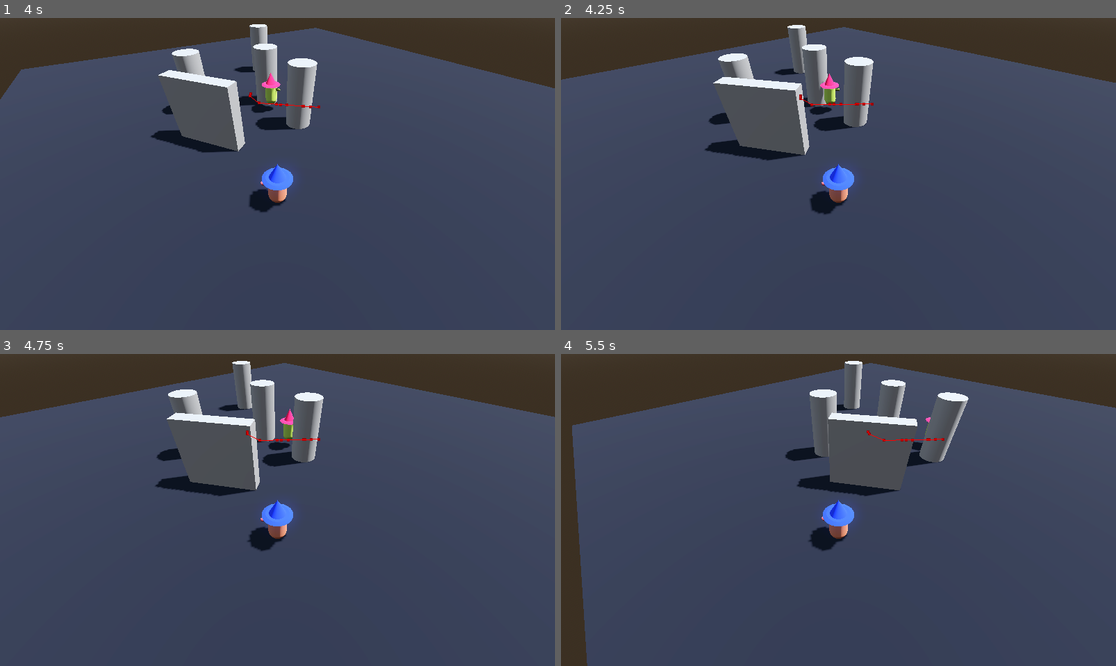
Above: before the commit, frames 1-4 (two rows, left to right).
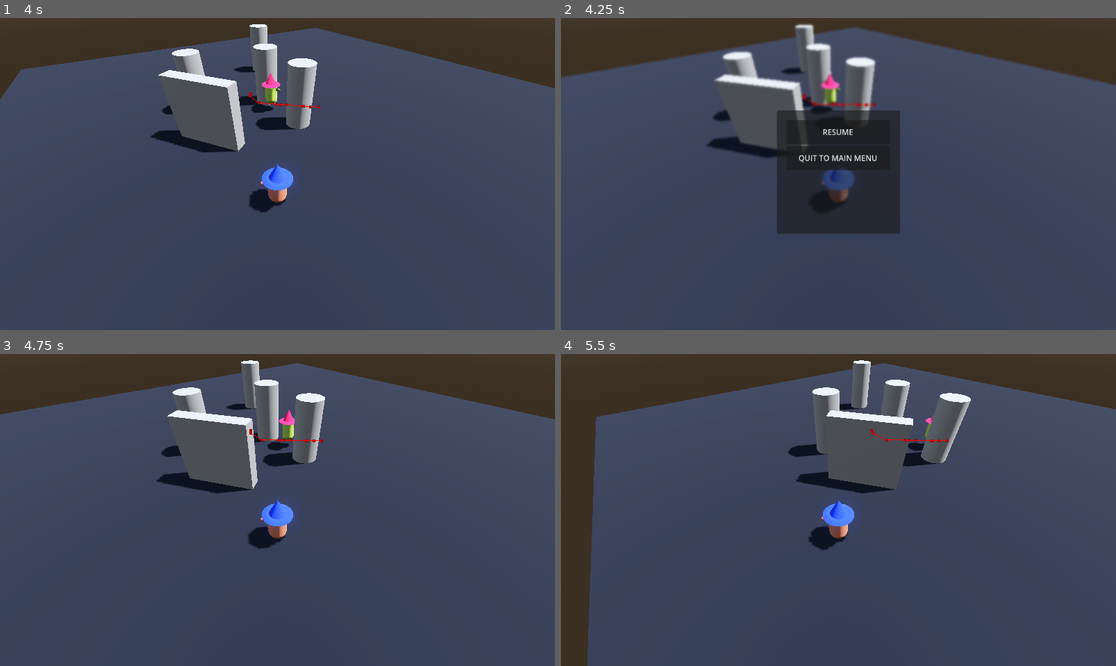
Above: after the commit, the same moments.

Repository: saba-kal/library-game
Game: Godot game, scene res://debug.tscn
The game is run twice, just before and just after one commit, with the same random seed, the same clock (stepped at 60 frames per second) and the same inputs. Before the commit the project has no main scene; this scene is started directly in both runs.
Inputs (mouse positions are in pixels of both pictures, inside the frame that each line leads up to):
- Up to frame 1 (4 s): hold D (right) 0.53-1.28 s; hold Q (cam_left) 0.53-1.28 s; hold S (down) 1.28-2.03 s; tap E (cam_right) at 1.35 s; hold D (right) 2.03-2.78 s; hold Space (dash) 2.03-2.78 s; hold W (up) 2.78-3.53 s; tap Q (cam_left) at 2.85 s; hold A (left) from 3.53 s (still down); hold E (cam_right) from 3.53 s (still down)
- Up to frame 2 (4.25 s): keep holding A (left); keep holding E (cam_right); tap Escape (pause, bound only after the commit) at 4.15 s
- Up to frame 3 (4.75 s): release A (left) at 4.25 s; release E (cam_right) at 4.25 s; click (277, 469) at 4.25 s, where only the run after the commit has a clickable "RESUME"
- Up to frame 4 (5.5 s): hold A (left) from 5.03 s (still down); tap Space (dash) at 5.1 s

Frame 1 is identical in both runs. In frame 2, 10% of the frame differs, in the area x 0-100%, y 1-70%; in frame 3, 2.5%; in frame 4, 3.9%.

Commit message:
Added main menu, and GUI (Pause Menu)

Diff:
--- /dev/null
+++ b/assets/shaders/blur.gdshader
@@ -0,0 +1,8 @@
+shader_type canvas_item;
+uniform sampler2D SCREEN_TEXTURE : hint_screen_texture, filter_linear_mipmap;
+uniform float lod: hint_range(0.0, 5) = 0.0;
+
+void fragment(){
+	vec4 color = texture(SCREEN_TEXTURE, SCREEN_UV, lod);
+	COLOR = color;
+}
--- /dev/null
+++ b/core/gui/gui.gd
@@ -0,0 +1,23 @@
+extends Control
+
+@onready var pause: Control = %Pause
+
+func _input(event: InputEvent) -> void:
+	if event.is_action_pressed("pause"):
+		toggle_pause()
+
+func toggle_pause():
+	if ChangeScene.current_scene != ChangeScene.main_menu:
+		if !pause.visible:
+			pause.visible = !pause.visible
+			get_tree().paused = true
+		else:
+			pause.visible = !pause.visible
+			get_tree().paused = false
+
+func resume_pressed() -> void:
+	toggle_pause()
+
+func quit_pressed() -> void:
+	toggle_pause()
+	ChangeScene.to_main_menu()
--- /dev/null
+++ b/core/gui/gui.tscn
@@ -0,0 +1,77 @@
+[gd_scene load_steps=4 format=3 uid="uid://d1pi1kgma618d"]
+
+[ext_resource type="Script" path="res://core/gui/gui.gd" id="1_ds54n"]
+[ext_resource type="Shader" path="res://assets/shaders/blur.gdshader" id="1_iooxw"]
+
+[sub_resource type="ShaderMaterial" id="ShaderMaterial_t76s2"]
+shader = ExtResource("1_iooxw")
+shader_parameter/lod = 0.9
+
+[node name="GUI" type="Control"]
+process_mode = 3
+layout_mode = 3
+anchors_preset = 15
+anchor_right = 1.0
+anchor_bottom = 1.0
+grow_horizontal = 2
+grow_vertical = 2
+script = ExtResource("1_ds54n")
+
+[node name="Pause" type="Control" parent="."]
+unique_name_in_owner = true
+visible = false
+layout_mode = 1
+anchors_preset = 15
+anchor_right = 1.0
+anchor_bottom = 1.0
+grow_horizontal = 2
+grow_vertical = 2
+
+[node name="ColorRect" type="ColorRect" parent="Pause"]
+material = SubResource("ShaderMaterial_t76s2")
+layout_mode = 1
+anchors_preset = 15
+anchor_right = 1.0
+anchor_bottom = 1.0
+grow_horizontal = 2
+grow_vertical = 2
+color = Color(0, 0, 0, 1)
+
+[node name="Panel" type="Panel" parent="Pause"]
+layout_mode = 1
+anchors_preset = -1
+anchor_left = 0.388889
+anchor_top = 0.296296
+anchor_right = 0.611111
+anchor_bottom = 0.691358
+offset_bottom = 3.05176e-05
+grow_horizontal = 2
+grow_vertical = 2
+
+[node name="MarginContainer" type="MarginContainer" parent="Pause/Panel"]
+layout_mode = 1
+anchors_preset = 15
+anchor_right = 1.0
+anchor_bottom = 1.0
+grow_horizontal = 2
+grow_vertical = 2
+theme_override_constants/margin_left = 20
+theme_override_constants/margin_top = 20
+theme_override_constants/margin_right = 20
+theme_override_constants/margin_bottom = 20
+
+[node name="VBoxContainer" type="VBoxContainer" parent="Pause/Panel/MarginContainer"]
+layout_mode = 2
+
+[node name="Button_RESUME" type="Button" parent="Pause/Panel/MarginContainer/VBoxContainer"]
+custom_minimum_size = Vector2(0, 50)
+layout_mode = 2
+text = "RESUME"
+
+[node name="Button_QUIT" type="Button" parent="Pause/Panel/MarginContainer/VBoxContainer"]
+custom_minimum_size = Vector2(0, 50)
+layout_mode = 2
+text = "QUIT TO MAIN MENU"
+
+[connection signal="pressed" from="Pause/Panel/MarginContainer/VBoxContainer/Button_RESUME" to="." method="resume_pressed"]
+[connection signal="pressed" from="Pause/Panel/MarginContainer/VBoxContainer/Button_QUIT" to="." method="quit_pressed"]
--- /dev/null
+++ b/core/scene_change/scene_change_handler.gd
@@ -0,0 +1,33 @@
+extends Node
+
+@export var scene_change_duration:float = 3
+@export var main_menu:PackedScene
+@export var debug_area:PackedScene
+@onready var timer: Timer = %Timer
+@onready var load_cover: Control = %LoadCover
+
+var next_scene:PackedScene
+var current_scene:PackedScene
+
+func to_main_menu() -> void:
+	next_scene = main_menu
+	current_scene = main_menu
+	scene_change()
+
+func to_debug_area() -> void:
+	next_scene = debug_area
+	current_scene = debug_area
+	scene_change()
+
+func scene_change() -> void:
+	if timer.is_stopped():
+		load_cover.visible = true
+		Input.mouse_mode = Input.MOUSE_MODE_HIDDEN
+		timer.start(scene_change_duration)
+	else:
+		return
+
+func scene_change_finished() -> void:
+	load_cover.visible = false
+	Input.mouse_mode = Input.MOUSE_MODE_VISIBLE
+	get_tree().change_scene_to_packed(next_scene)
--- /dev/null
+++ b/core/scene_change/scene_change_handler.tscn
@@ -0,0 +1,54 @@
+[gd_scene load_steps=4 format=3 uid="uid://b4x3u3bnvboi7"]
+
+[ext_resource type="Script" path="res://core/scene_change/scene_change_handler.gd" id="1_recr0"]
+[ext_resource type="PackedScene" uid="uid://yai8j2d80cps" path="res://scenes/main_menu/main_menu.tscn" id="2_73t5w"]
+[ext_resource type="PackedScene" uid="uid://dw66oocgjowpb" path="res://debug.tscn" id="3_g2a06"]
+
+[node name="SceneChangeHandler" type="Node"]
+script = ExtResource("1_recr0")
+scene_change_duration = 0.1
+main_menu = ExtResource("2_73t5w")
+debug_area = ExtResource("3_g2a06")
+
+[node name="LoadCover" type="Control" parent="."]
+unique_name_in_owner = true
+visible = false
+z_index = 10
+layout_mode = 3
+anchors_preset = 15
+anchor_right = 1.0
+anchor_bottom = 1.0
+grow_horizontal = 2
+grow_vertical = 2
+mouse_filter = 2
+
+[node name="ColorRect" type="ColorRect" parent="LoadCover"]
+layout_mode = 1
+anchors_preset = 15
+anchor_right = 1.0
+anchor_bottom = 1.0
+grow_horizontal = 2
+grow_vertical = 2
+color = Color(0.048, 0.0610667, 0.16, 1)
+
+[node name="Label" type="Label" parent="LoadCover/ColorRect"]
+layout_mode = 1
+anchors_preset = -1
+anchor_left = 0.371
+anchor_top = 0.432
+anchor_right = 0.629
+anchor_bottom = 0.568
+offset_left = 111.108
+offset_top = 32.564
+offset_right = -111.108
+offset_bottom = -32.564
+grow_horizontal = 2
+grow_vertical = 2
+theme_override_font_sizes/font_size = 64
+text = "Loading..."
+
+[node name="Timer" type="Timer" parent="."]
+unique_name_in_owner = true
+one_shot = true
+
+[connection signal="timeout" from="Timer" to="." method="scene_change_finished"]
--- a/project.godot
+++ b/project.godot
@@ -11,8 +11,18 @@
 [application]
 
 config/name="Library Game"
+run/main_scene="res://scenes/main_menu/main_menu.tscn"
 config/features=PackedStringArray("4.3", "Forward Plus")
 config/icon="res://icon.svg"
+
+[autoload]
+
+ChangeScene="*res://core/scene_change/scene_change_handler.tscn"
+GUI="*res://core/gui/gui.tscn"
+
+[debug]
+
+gdscript/warnings/unused_signal=0
 
 [dotnet]
 
@@ -70,6 +80,11 @@
 "events": [Object(InputEventKey,"resource_local_to_scene":false,"resource_name":"","device":-1,"window_id":0,"alt_press …(191 unchanged characters)…
 ]
 }
+pause={
+"deadzone": 0.5,
+"events": [Object(InputEventKey,"resource_local_to_scene":false,"resource_name":"","device":-1,"window_id":0,"alt_pressed":false,"shift_pressed":false,"ctrl_pressed":false,"meta_pressed":false,"pressed":false,"keycode":0,"physical_keycode":4194305,"key_label":0,"unicode":0,"location":0,"echo":false,"script":null)
+]
+}
 
 [layer_names]
 
--- /dev/null
+++ b/scenes/main_menu/main_menu.tscn
@@ -0,0 +1,69 @@
+[gd_scene load_steps=2 format=3 uid="uid://yai8j2d80cps"]
+
+[ext_resource type="Script" path="res://scripts/main_menu/main_menu.gd" id="1_t260w"]
+
+[node name="MainMenu" type="Node"]
+script = ExtResource("1_t260w")
+
+[node name="Background" type="ColorRect" parent="."]
+anchors_preset = 15
+anchor_right = 1.0
+anchor_bottom = 1.0
+grow_horizontal = 2
+grow_vertical = 2
+color = Color(0.33839, 0.57, 0.3078, 1)
+metadata/_edit_use_anchors_ = true
+
+[node name="Control" type="Control" parent="."]
+layout_mode = 3
+anchors_preset = 15
+anchor_right = 1.0
+anchor_bottom = 1.0
+grow_horizontal = 2
+grow_vertical = 2
+size_flags_horizontal = 3
+size_flags_vertical = 3
+
+[node name="Panel" type="Panel" parent="Control"]
+layout_mode = 1
+anchors_preset = -1
+anchor_left = 0.388889
+anchor_top = 0.296296
+anchor_right = 0.611111
+anchor_bottom = 0.691358
+grow_horizontal = 2
+grow_vertical = 2
+
+[node name="MarginContainer" type="MarginContainer" parent="Control/Panel"]
+layout_mode = 1
+anchors_preset = 15
+anchor_right = 1.0
+anchor_bottom = 1.0
+grow_horizontal = 2
+grow_vertical = 2
+theme_override_constants/margin_left = 20
+theme_override_constants/margin_top = 20
+theme_override_constants/margin_right = 20
+theme_override_constants/margin_bottom = 20
+
+[node name="VBoxContainer" type="VBoxContainer" parent="Control/Panel/MarginContainer"]
+layout_mode = 2
+
+[node name="Button_PLAY" type="Button" parent="Control/Panel/MarginContainer/VBoxContainer"]
+custom_minimum_size = Vector2(0, 50)
+layout_mode = 2
+text = "PLAY"
+
+[node name="Button_EXIT" type="Button" parent="Control/Panel/MarginContainer/VBoxContainer"]
+custom_minimum_size = Vector2(0, 50)
+layout_mode = 2
+text = "EXIT"
+
+[node name="Button_DEBUG" type="Button" parent="Control/Panel/MarginContainer/VBoxContainer"]
+custom_minimum_size = Vector2(0, 50)
+layout_mode = 2
+text = "DEBUG AREA"
+
+[connection signal="pressed" from="Control/Panel/MarginContainer/VBoxContainer/Button_PLAY" to="." method="play_pressed"]
+[connection signal="pressed" from="Control/Panel/MarginContainer/VBoxContainer/Button_EXIT" to="." method="exit_pressed"]
+[connection signal="pressed" from="Control/Panel/MarginContainer/VBoxContainer/Button_DEBUG" to="." method="debug_pressed"]
--- a/scripts/enemies/enemy_base.gd
+++ b/scripts/enemies/enemy_base.gd
@@ -1,5 +1,5 @@
 extends CharacterBody3D
 
 
-func _physics_process(delta: float) -> void:
+func _physics_process(_delta: float) -> void:
 	move_and_slide()
--- a/scripts/enemies/state_machine.gd
+++ b/scripts/enemies/state_machine.gd
@@ -13,6 +13,7 @@
 var current_state:State
 var states:Dictionary = {}
 
+## Sets up export variables for use if they're assigned.
 func _ready() -> void:
 	if aggro_timeout:
 		aggro_timeout.timeout.connect(_on_aggro_timeout_timeout)
@@ -21,23 +22,27 @@
 		detection_type.body_entered.connect(player_entered_range)
 		detection_type.body_exited.connect(player_exited_range)
 
+	if intial_state:
+		intial_state.Enter()
+		current_state = intial_state
+
+	## Loads children attached under state machine, and connects their transitioned signal.
 	for child in get_children():
 		if child is State:
 			states[child.name.to_lower()] = child
 			child.Transitioned.connect(on_child_transitioned)
 
-	if intial_state:
-		intial_state.Enter()
-		current_state = intial_state
-	print(states)
+## Runs the process function of the current state.
 func _process(delta: float) -> void:
 	if current_state:
 		current_state.Update(delta)
 
+## Runs the physics process function of the current state.
 func _physics_process(delta: float) -> void:
 	if current_state:
 		current_state.Physics_Update(delta)
 
+## Uses transition signal depending on when/how it's called in the state, and sets it to the new state.
 func on_child_transitioned(state, new_state_name):
 	if state != current_state:
 		return
@@ -58,30 +63,36 @@
 		current_state = new_state
 		current_state.SetTarget(player_target)
 
+## Uses the attached dectection area, and detects if player is within it. Then calls a function to raycast for the player.
 func player_entered_range(body: Node3D):
 	if body.is_in_group("player"):
 		player_target = body
 		print("Player in range.")
 		line_of_sight_check()
 
+## When player leaves range, starts a timer, if it times out, stops aggroing player.
 func player_exited_range(body:Node3D):
 	if body.is_in_group("player"):
 		print("Left Range")
 		aggro_timeout.start(aggro_timeout_duration)
 
+## Raycasts for players while they are in the cone every 0.1 seconds.
 func line_of_sight_check():
 	var space_state = enemy_body.get_world_3d().direct_space_state
 	var origin = Vector3(enemy_body.global_position.x, enemy_body.global_position.y+1,enemy_body.global_position.z)
 	var end = Vector3(player_target.global_position.x, player_target.global_position.y+1,player_target.global_position.z)
-	var query = PhysicsRayQueryParameters3D.create(origin, end)
-	var result = space_state.intersect_ray(query)
-	if result:
-		if result.collider.is_in_group("player"):
-			engaged = true
-			current_state.SetTarget(player_target)
-			if !aggro_timeout.is_stopped():
-				aggro_timeout.stop()
+	while (player_target != null) or (engaged == true):
+		await get_tree().create_timer(0.1).timeout
+		var query = PhysicsRayQueryParameters3D.create(origin, end)
+		var result = space_state.intersect_ray(query)
+		if result:
+			if result.collider.is_in_group("player"):
+				engaged = true
+				current_state.SetTarget(player_target)
+				if !aggro_timeout.is_stopped():
+					aggro_timeout.stop()
 
+## When timer runs out sets target back to null on itself, and for the current state.
 func _on_aggro_timeout_timeout() -> void:
 	print("Aggro Timed Out")
 	engaged = false
--- /dev/null
+++ b/scripts/main_menu/main_menu.gd
@@ -0,0 +1,13 @@
+extends Node
+
+
+func play_pressed() -> void:
+	print("Pressed Play Button")
+
+func exit_pressed() -> void:
+	print("Pressed Exit Button")
+	get_tree().quit()
+
+func debug_pressed() -> void:
+	print("Pressed Debug Button")
+	ChangeScene.to_debug_area()
